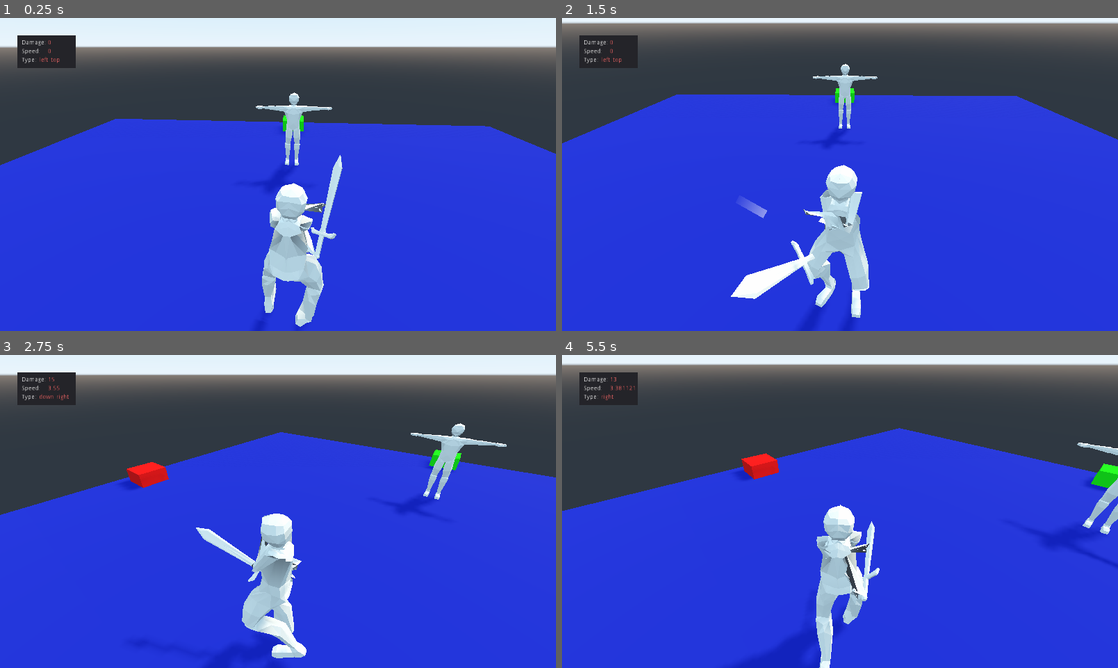
Above: before the commit, frames 1-4 (two rows, left to right).
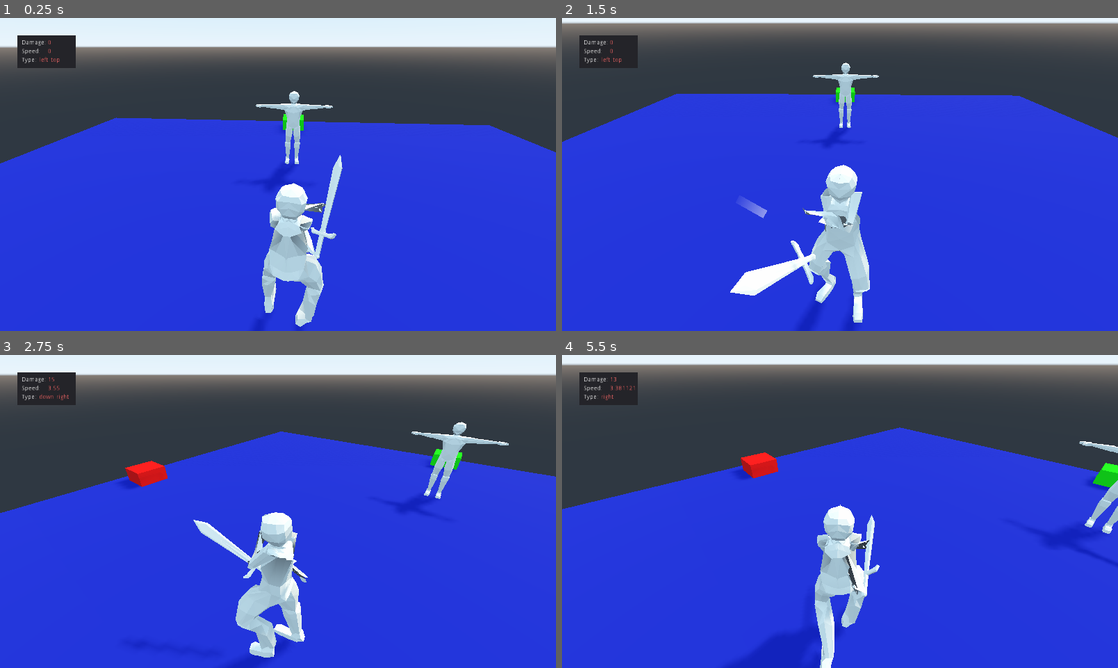
Above: after the commit, the same moments.

Repository: CoffeeStraw/Toutatis-Battle-System---DEMO
Game: Godot game, scene res://level/level.tscn
Two runs of this game, one before a commit and one after it. Both use one fixed random seed, a clock stepped at 60 frames per second and the inputs below.
Inputs (mouse positions are in pixels of both pictures, inside the frame that each line leads up to):
- Up to frame 1 (0.25 s): no input
- Up to frame 2 (1.5 s): move the mouse to (962, 158) at 0.52 s; hold S (move_bw) 0.53-1.25 s; click (962, 158) at 0.67 s; drag from (728, 190) to (812, 237) at 1.27 s
- Up to frame 3 (2.75 s): move the mouse to (333, 442) at 2.02 s; hold A (move_l) from 2.03 s (still down); click (333, 442) at 2.17 s
- Up to frame 4 (5.5 s): release A (move_l) at 2.75 s; drag from (812, 574) to (673, 464) at 2.77 s; move the mouse to (1006, 558) at 3.52 s; tap Shift (move_run) at 3.6 s; click (1006, 558) at 3.67 s; drag from (673, 464) to (756, 433) at 4.27 s; move the mouse to (867, 511) at 5.02 s; hold W (move_fw) from 5.03 s (still down); click (867, 511) at 5.17 s

The runs differ from the first frame. In frame 1, 0.6% of the frame differs, in the area x 0-100%, y 23-72%; in frame 2, 1.2%; in frame 3, 3.3%, in the area x 0-100%, y 21-100%; in frame 4, 1.7%.
Error after the commit: Parse Error: Variable "i" already defined in the scope (at line 31). (res://characters/player/sword/motion_trail.gd:50)

Commit message:
Implemented sword trail system, improved attack animations blending in Godot, improved mouse trail system, renamed folders, added sword sound file taken from freesound.org

Diff:
--- a/characters/player/Sword/sword.tscn
+++ /dev/null
@@ -1,16 +0,0 @@
-[gd_scene load_steps=3 format=2]
-
-[ext_resource path="res://characters/player/Sword/sword.escn" type="PackedScene" id=1]
-
-[sub_resource type="CapsuleShape" id=1]
-
-[node name="Scene Root" index="0" instance=ExtResource( 1 )]
-
-[node name="Sword" parent="." index="0"]
-transform = Transform( 0.541801, 0, 0, 0, 0.541801, 0, 0, 0, 1, 0, 0, 0.07 )
-
-[node name="RigidBody" type="RigidBody" parent="." index="1"]
-
-[node name="CollisionShape" type="CollisionShape" parent="RigidBody" index="0"]
-transform = Transform( 0.18963, 0, 0, 0, -1.6578e-09, -0.720595, 0, 0.07, -5.81361e-08, 0, 0, 0 )
-shape = SubResource( 1 )
--- a/characters/player/char_setup.tscn
+++ b/characters/player/char_setup.tscn
@@ -1,7 +1,7 @@
 [gd_scene load_steps=18 format=2]
 
-[ext_resource path="res://characters/player/Char/char.escn" type="PackedScene" id=1]
-[ext_resource path="res://characters/player/Sword/sword.tscn" type="PackedScene" id=2]
+[ext_resource path="res://characters/player/char/char.escn" type="PackedScene" id=1]
+[ext_resource path="res://characters/player/sword/sword.tscn" type="PackedScene" id=2]
 
 [sub_resource type="AnimationNodeAnimation" id=1]
 animation = "idle_loop"
@@ -15,6 +15,7 @@
 [sub_resource type="AnimationNodeOneShot" id=4]
 filter_enabled = true
 filters = [ ".:arm.R", ".:finger.R", ".:finger2.R", ".:forearm.R", ".:hand.R", ".:shoulder.R", ".:spine", ".:thumb.R", ".:thumb2.R" ]
+fadeout_time = 0.5
 autorestart_random_delay = 379.667
 
 [sub_resource type="AnimationNodeTimeScale" id=5]
@@ -35,7 +36,7 @@
 states/attack_left/position = Vector2( 400, 192 )
 states/attack_right/node = SubResource( 8 )
 states/attack_right/position = Vector2( 777, 192 )
-graph_offset = Vector2( 265.46, 0 )
+graph_offset = Vector2( 70.3559, -5.69492 )
 
 [sub_resource type="AnimationNodeAnimation" id=10]
 animation = "idle_loop"
@@ -47,7 +48,7 @@
 [sub_resource type="AnimationNodeBlend2" id=13]
 
 [sub_resource type="AnimationNodeBlendTree" id=14]
-graph_offset = Vector2( -97.8556, 150.25 )
+graph_offset = Vector2( 0, 455.5 )
 nodes/Animation/node = SubResource( 3 )
 nodes/Animation/position = Vector2( -20, 260 )
 "nodes/Animation 2/node" = SubResource( 1 )
@@ -69,11 +70,14 @@
 nodes/Walk_Run/node = SubResource( 13 )
 nodes/Walk_Run/position = Vector2( 480, 280 )
 nodes/output/position = Vector2( 980, 500 )
-node_connections = [ "output", 0, "AttackShot", "AttackShot", 0, "Walk_Run", "AttackShot", 1, "AttackSpeed", "AttackSpeed", 0, "Attacks", "Idle_Run", 0, "Animation 2", "Idle_Run", 1, "Animation 3", "Idle_Walk", 0, "Idle", "Idle_Walk", 1, "Animation", "Walk_Run", 0, "Idle_Walk", "Walk_Run", 1, "Idle_Run" ]
+node_connections = [ "output", 0, "AttackShot", "AttackShot", 0, "Walk_Run", "AttackShot", 1, "AttackSpeed", "AttackSpeed", 0, "Attacks", "Idle_Walk", 0, "Idle", "Idle_Walk", 1, "Animation", "Walk_Run", 0, "Idle_Walk", "Walk_Run", 1, "Idle_Run", "Idle_Run", 0, "Animation 2", "Idle_Run", 1, "Animation 3" ]
 
 [sub_resource type="AnimationNodeStateMachinePlayback" id=15]
 
-[node name="Character Setup" instance=ExtResource( 1 )]
+[node name="Character Setup" index="0" instance=ExtResource( 1 )]
+
+[node name="Armature" parent="." index="0"]
+bones/19/bound_children = [ NodePath("BoneAttachment") ]
 
 [node name="AnimationPlayer" parent="Armature" index="0"]
 playback_speed = 1.15
@@ -90,7 +94,7 @@
 parameters/Walk_Run/blend_amount = 0.0
 
 [node name="BoneAttachment" type="BoneAttachment" parent="Armature" index="3"]
-transform = Transform( -0.2276, 0.836553, 0.498376, -0.804684, -0.449794, 0.387521, 0.548347, -0.312834, 0.775533, 0.875903, 0.117061, -0.481212 )
+transform = Transform( -0.2276, 0.836553, 0.498375, -0.774382, -0.465795, 0.428218, 0.590367, -0.288469, 0.753826, 0.875903, 0.102851, -0.448256 )
 bone_name = "finger.R"
 
 [node name="Sword" parent="Armature/BoneAttachment" index="0" instance=ExtResource( 2 )]
--- a/characters/player/Trail.gd
+++ b/characters/player/mouse_trail.gd
@@ -4,14 +4,18 @@
 export(float) var trail_length = 10
 
 # Internal variables
+var is_enabled = false
 var _offset = {'x': 20, 'y': 20}
 var _point
 
 func _process(delta):
-	_point = get_global_mouse_position()
-	_point.x += _offset.x
-	_point.y += _offset.y
-	add_point( _point )
+	if is_enabled:
+		_point = get_global_mouse_position()
+		_point.x += _offset.x
+		_point.y += _offset.y
+		add_point( _point )
+	else:
+		remove_point(0)
 
 	while(get_point_count() > trail_length):
 		remove_point(0)
--- a/characters/player/player.gd
+++ b/characters/player/player.gd
@@ -16,6 +16,7 @@
 var _anim_tree
 
 var _sword_collision
+var _sword_trail
 
 var _hud_damage
 var _hud_speed
@@ -31,8 +32,10 @@
 	_character    = $"Character Models and Stuff"
 	_anim_tree    = $"Character Models and Stuff/Armature/AnimationTree"
 	_anim_tree.active = true
+
 	_anim_attacks = _anim_tree['parameters/Attacks/playback']
-	_sword_collision = $"Character Models and Stuff/Armature/BoneAttachment/Sword/StaticBody/CollisionShape"
+	_sword_collision = $"Character Models and Stuff/Armature/BoneAttachment/Sword/RigidBody/CollisionShape"
+	_sword_trail = $"Character Models and Stuff/Armature/BoneAttachment/Sword/Trail/ImmediateGeometry"
 
 	_hud_damage = $"HUD/Panel/DamageValue"
 	_hud_speed  = $"HUD/Panel/SpeedValue"
@@ -47,9 +50,9 @@
 		_speed = normal_speed
 	elif ev is InputEventMouseButton:
 		if (ev.is_pressed() and ev.button_index == BUTTON_LEFT):
-			$Trail.visible = true
+			$Trail.is_enabled = true
 		else:
-			$Trail.visible = false
+			$Trail.is_enabled = false
 
 func _physics_process(delta):
 	# PLAYER MOVEMENT
@@ -105,7 +108,17 @@
 
 	_anim_tree.set("parameters/Walk_Run/blend_amount", _walk_run_blend)
 
+	# Improvable: Checking if some attack animation is running, then activate trail for sword
+	if _anim_tree.get("parameters/AttackShot/active") and not _sword_trail.is_enabled:
+		_sword_trail.is_enabled = true
+	elif not _anim_tree.get("parameters/AttackShot/active"):
+		_sword_trail.is_enabled = false
+
 func _on_SwipeDetector_swiped(gesture):
+	# Check if some animation is already playing, if true then ignore the swipe
+	if _anim_tree.get("parameters/AttackShot/active"):
+		return
+
 	# Saving animation name
 	var anim_name = "attack_" + str( gesture.get_direction() )
 
@@ -131,7 +144,7 @@
 	_anim_tree.set("parameters/AttackShot/active", true)
 	_anim_tree.set("parameters/AttackSpeed/scale", attack_speed)
 
-	# Setitng HUD
+	# Setting texts' HUD
 	_hud_damage.set_text(str(int(power)))
 	_hud_speed.set_text(str(float(attack_speed)))
 	_hud_type.set_text(str(gesture.get_direction()))
--- a/characters/player/player.tscn
+++ b/characters/player/player.tscn
@@ -5,15 +5,15 @@
 [ext_resource path="res://characters/player/camera_follow.gd" type="Script" id=3]
 [ext_resource path="res://addons/swipe-detector/swipe_detector.gd" type="Script" id=4]
 [ext_resource path="res://addons/swipe-detector/icon.png" type="Texture" id=5]
-[ext_resource path="res://characters/player/Trail.gd" type="Script" id=6]
+[ext_resource path="res://characters/player/mouse_trail.gd" type="Script" id=6]
 
 [sub_resource type="CapsuleShape" id=1]
 
-[sub_resource type="Gradient" id=2]
+[sub_resource type="BoxShape" id=2]
+extents = Vector3( 0.211068, 0.001, 0.265351 )
+
+[sub_resource type="Gradient" id=3]
 colors = PoolColorArray( 1, 1, 1, 0, 1, 1, 1, 0.54902 )
-
-[sub_resource type="BoxShape" id=3]
-extents = Vector3( 0.211068, 0.001, 0.265351 )
 
 [node name="Player" type="KinematicBody"]
 collision/safe_margin = 0.1
@@ -24,6 +24,10 @@
 [node name="CollisionShape" type="CollisionShape" parent="."]
 transform = Transform( -4.37114e-08, 1, 6.73155e-08, 0, -4.37114e-08, 1.54, 1, 4.37114e-08, 2.94246e-15, -0.065, 2.26, 0.009 )
 shape = SubResource( 1 )
+
+[node name="CollisionShape2" type="CollisionShape" parent="."]
+transform = Transform( 1, 0, 0, 0, 1, 0, 0, 0, 1, 0, 0.1, 0 )
+shape = SubResource( 2 )
 
 [node name="Target" type="Spatial" parent="."]
 transform = Transform( 1, 0, 0, 0, 1, 0, 0, 0, 1, 0, 4.47524, 0 )
@@ -105,17 +109,14 @@
 valign = 1
 
 [node name="Trail" type="Line2D" parent="."]
-visible = false
+points = PoolVector2Array( -0.171862, -0.223289 )
 width = 20.0
 default_color = Color( 0.4, 0.501961, 1, 1 )
-gradient = SubResource( 2 )
+gradient = SubResource( 3 )
 texture_mode = 288
 joint_mode = 2
 begin_cap_mode = 2
 end_cap_mode = 2
 script = ExtResource( 6 )
 
-[node name="CollisionShape2" type="CollisionShape" parent="."]
-shape = SubResource( 3 )
-
 [connection signal="swiped" from="SwipeDetector" to="." method="_on_SwipeDetector_swiped"]
--- /dev/null
+++ b/characters/player/sword/motion_trail.gd
@@ -0,0 +1,82 @@
+# Author: dbp8890
+# Edits: CoffeeStraw
+# GitHub: https://github.com/dbp8890/motion-trails
+
+extends ImmediateGeometry
+
+var is_enabled = false
+
+var points = []
+var points2 = []
+var lifePoints = []
+export var width = 0.5
+export var motionDelta = 0.1
+export var lifespan = 1.0
+export var scaleTexture = true
+export var startColor = Color(1.0, 1.0, 1.0, 1.0)
+export var endColor = Color(1.0, 1.0, 1.0, 0.0)
+
+var oldPos
+var fadeCounter
+
+func _ready():
+	oldPos = get_global_transform().origin
+
+func _process(delta):
+
+	if (oldPos - get_global_transform().origin).length() > motionDelta and is_enabled:
+		appendPoint()
+		oldPos = get_global_transform().origin
+
+	var i = 0
+	var max_points = points.size()
+	while i < max_points:
+		lifePoints[i] += delta
+		if lifePoints[i] > lifespan:
+			removePoint(i)
+			i -= 1
+			if (i < 0): i = 0
+
+		max_points = points.size()
+		i += 1
+
+	clear()
+
+	if points.size() < 2:
+		return
+
+	begin(Mesh.PRIMITIVE_TRIANGLE_STRIP)
+	var uvOffset = 0
+	for i in range(points.size()):
+		var t = float(i + 1) / points.size()
+		var currColor = startColor.linear_interpolate(endColor, 1 - t)
+		set_color(currColor)
+
+		if scaleTexture:
+			var t0 = motionDelta * i
+			var t1 = motionDelta * (i + 1)
+			set_uv(Vector2(t0, 0))
+			add_vertex(to_local(points[i]))
+			set_uv(Vector2(t1, 1))
+			add_vertex(to_local(points2[i]))
+		else:
+			var t0 = i / points.size()
+			var t1 = t
+
+			set_uv(Vector2(t0, 0))
+			add_vertex(to_local(points[i]))
+			set_uv(Vector2(t1, 1))
+			add_vertex(to_local(points2[i]))
+	end()
+
+func appendPoint():
+	var widthVec = get_global_transform().basis.x * width
+
+	points.append(get_global_transform().origin + widthVec)
+	points2.append(get_global_transform().origin - widthVec)
+	lifePoints.append(0.0)
+
+func removePoint(i):
+	points.remove(i)
+	points2.remove(i)
+	lifePoints.remove(i)
--- /dev/null
+++ b/characters/player/sword/sword.tscn
@@ -0,0 +1,33 @@
+[gd_scene load_steps=5 format=2]
+
+[ext_resource path="res://characters/player/sword/sword.escn" type="PackedScene" id=1]
+[ext_resource path="res://characters/player/sword/motion_trail.gd" type="Script" id=2]
+
+[sub_resource type="CapsuleShape" id=1]
+
+[sub_resource type="SpatialMaterial" id=2]
+flags_transparent = true
+flags_unshaded = true
+vertex_color_use_as_albedo = true
+params_cull_mode = 2
+
+[node name="Scene Root" instance=ExtResource( 1 )]
+
+[node name="Sword" parent="." index="0"]
+transform = Transform( 0.541801, 0, 0, 0, 0.541801, 0, 0, 0, 1, 0, 0, 0.07 )
+
+[node name="RigidBody" type="RigidBody" parent="." index="1"]
+
+[node name="CollisionShape" type="CollisionShape" parent="RigidBody" index="0"]
+transform = Transform( 0.18963, 0, 0, 0, -1.6578e-09, -0.720595, 0, 0.07, -5.81361e-08, 0, 0, 0 )
+shape = SubResource( 1 )
+
+[node name="Trail" type="Spatial" parent="." index="2"]
+transform = Transform( -4.37114e-08, -1, 0, 1, -4.37114e-08, 0, 0, 0, 1, 0, 0, 0 )
+
+[node name="ImmediateGeometry" type="ImmediateGeometry" parent="Trail" index="0"]
+material_override = SubResource( 2 )
+script = ExtResource( 2 )
+width = 1.1
+lifespan = 0.1
+startColor = Color( 1, 1, 1, 0.352941 )
--- a/level/level.tscn
+++ b/level/level.tscn
@@ -1,7 +1,7 @@
 [gd_scene load_steps=14 format=2]
 
 [ext_resource path="res://characters/player/player.tscn" type="PackedScene" id=1]
-[ext_resource path="res://characters/player/Char/char.escn" type="PackedScene" id=2]
+[ext_resource path="res://characters/player/char/char.escn" type="PackedScene" id=2]
 
 [sub_resource type="SpatialMaterial" id=1]
 albedo_color = Color( 0.054902, 0.109804, 0.654902, 1 )
@@ -47,6 +47,7 @@
 shape = SubResource( 3 )
 
 [node name="Player" parent="." instance=ExtResource( 1 )]
+transform = Transform( 1, 0, 0, 0, 1, 0, 0, 0, 1, 0, 0.129146, 0 )
 
 [node name="Red" type="MeshInstance" parent="."]
 transform = Transform( 1, 0, 0, 0, 1, 0, 0, 0, 1, 18, 0, 0 )
@@ -73,7 +74,7 @@
 material/0 = null
 
 [node name="DummyStaticBody" type="StaticBody" parent="."]
-transform = Transform( -1, 0, -8.74228e-008, 0, 1, 0, 8.74228e-008, 0, -1, 0, 0, 10.5 )
+transform = Transform( -1, 0, -8.74228e-08, 0, 1, 0, 8.74228e-08, 0, -1, 0, 0, 10.5 )
 
 [node name="Dummy" parent="DummyStaticBody" instance=ExtResource( 2 )]
 
Renamed: characters/player/Char/char.escn -> characters/player/char/char.escn
Not shown, changed: characters/player/char/char.escn.import
Renamed: characters/player/Sword/sword.escn -> characters/player/sword/sword.escn
Not shown, changed: characters/player/sword/sword.escn.import
Not shown, added: characters/player/char/char.blend
Not shown, added: characters/player/sounds/sword_swing.flac
Not shown, added: characters/player/sword/sword.blend
